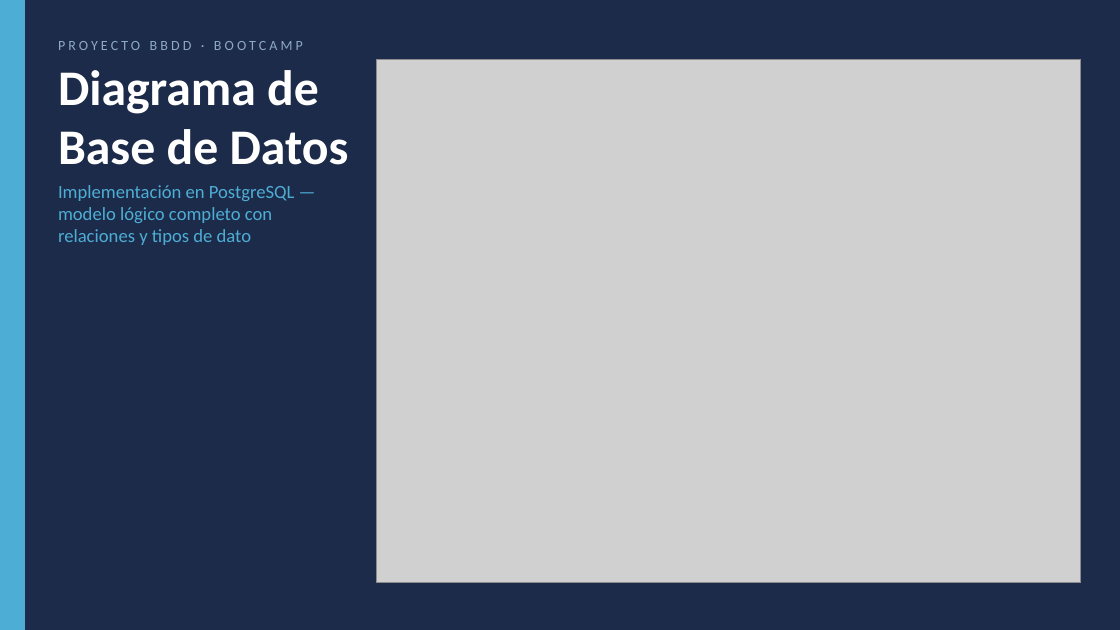
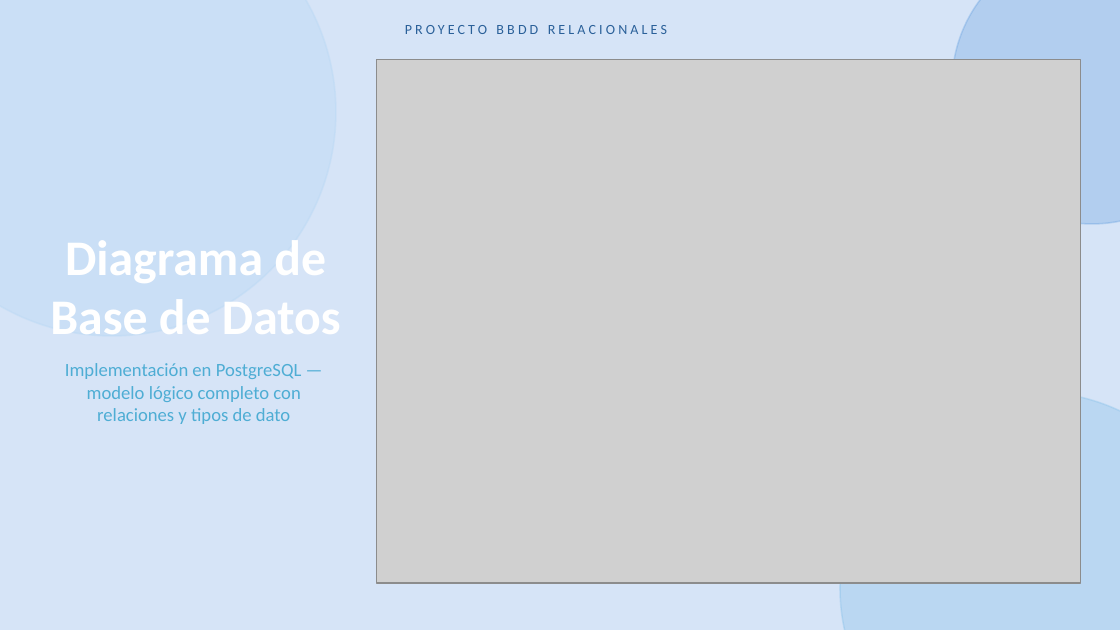
Before and after one commit to RobertoCantero82/base_datos_relacional_escuela, a slide deck: slide 4 of presentacion/proyecto_bbdd.pptx. Drawn at 1120x630 pixels with LibreOffice and Linux fonts; fonts in the diff are those of the drawing; grey boxes stand for pictures. Boxes give left, top, right and bottom in pixels: in the first picture for what was removed or moved away, otherwise in the second. Text is boxed around its words. In the diff, an @@ line names an element or a change of style, - is before the commit and + after.

```diff
--- a/presentacion/proyecto_bbdd.pptx
+++ b/presentacion/proyecto_bbdd.pptx
@@ background #1C2B4A to #D6E4F7 @@
@@ rectangle removed at [0, 0, 25, 629] @@
@@ ellipse added at [0, 0, 336, 336], fill #B8D8F5 at 40% opacity, outline #B8D8F5 1 pt @@
@@ text at [405, 25, 667, 34]: text changed; text colour #8DA9C4 to #2A6099 @@
-PROYECTO BBDD · BOOTCAMP
+PROYECTO BBDD RELACIONALES
@@ ellipse added at [952, 0, 1120, 224], fill #4A90D9 at 25% opacity, outline #4A90D9 1 pt @@
@@ text "Diagrama de Base de Datos": place and size @@
-text "Diagrama de Base de Datos" at [58, 70, 349, 165]
+text "Diagrama de Base de Datos" at [50, 240, 341, 334]
@@ text "Diagrama de Base de Datos" at [50, 240, 341, 334]: alignment left to centre; vertical alignment middle to top @@
@@ text "Implementación en PostgreSQL — modelo ..." at [65, 363, 302, 424]: alignment left to centre; vertical alignment middle to top @@
@@ text "Implementación en PostgreSQL — modelo ...": place and size @@
-text "Implementación en PostgreSQL — modelo ..." at [58, 185, 295, 245]
+text "Implementación en PostgreSQL — modelo ..." at [65, 363, 302, 424]
@@ ellipse added at [840, 392, 1120, 630], fill #7BBCE8 at 30% opacity, outline #7BBCE8 1 pt @@
```
Also in this commit, not shown: 3 other slides changed, 1 slide added, 1 slide removed, 3 other files.
